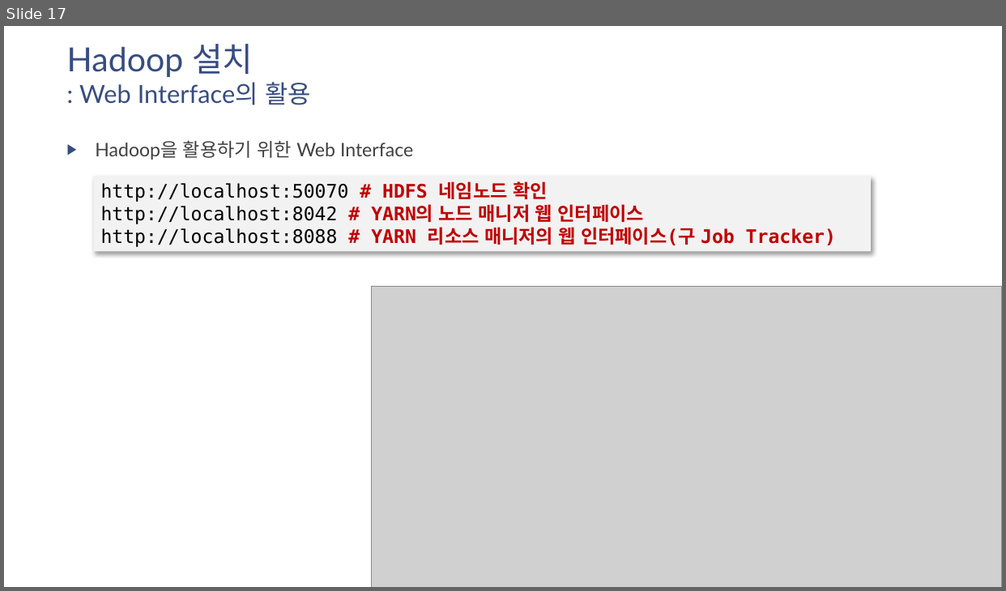
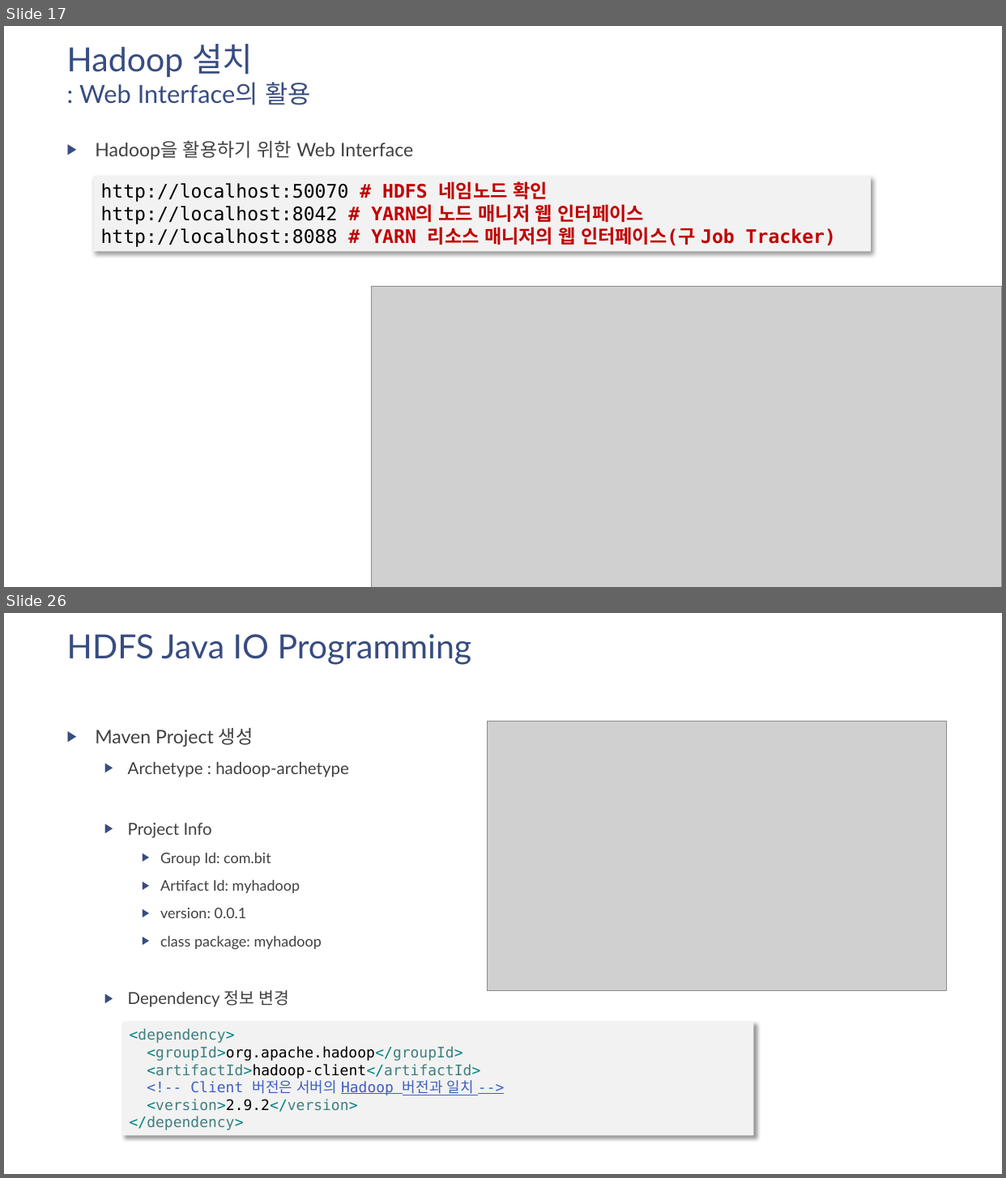
Before and after one commit to namsk/datascience-lecture-draft, a slide deck: slides/drafts/07-install-hadoop-on-centos7.pptx. Shown one above the other, each under a label of ours: slide 17 before the commit, slides 17 and 26 after it; the slides between them are not shown. The pictures are 1006x591 and 1006x1178 pixels, drawn with LibreOffice and Linux fonts; fonts in the diff are those of the drawing; grey boxes stand for pictures. Boxes give left, top, right and bottom in pixels: in the first picture for what was removed or moved away, otherwise in the second. Text is boxed around its words. In the diff, an @@ line names an element or a change of style, - is before the commit and + after.

```diff
--- a/slides/drafts/07-install-hadoop-on-centos7.pptx
+++ b/slides/drafts/07-install-hadoop-on-centos7.pptx
@@ slide 26 added at box(4, 613, 1002, 1174), background #FFFFFF @@
@@ title added at box(67, 634, 472, 665), 32 pt, text #384C81 @@
+HDFS Java IO Programming
@@ text added at box(95, 728, 349, 1007), 14 pt, text #404040 @@
+▶ Maven Project 생성
+  ▶ Archetype : hadoop-archetype
+  ▶ Project Info
+    ▶ Group Id: com.bit
+    ▶ Artifact Id: myhadoop
+    ▶ version: 0.0.1
+    ▶ class package: myhadoop
+  ▶ Dependency 정보 변경
@@ picture added at box(487, 721, 947, 990) @@
@@ rectangle added at box(122, 1023, 754, 1135), fill #F2F2F2, 14 pt, text #3F7F7F @@
+<dependency>
+<groupId>org.apache.hadoop</groupId>
+<artifactId>hadoop-client</artifactId>
+<!-- Client 버전은 서버의 Hadoop 버전과 일치 -->
+<version>2.9.2</version>
+</dependency>
```
Also in this commit, not shown: 5 slides changed, 14 other slides added, 19 other files.
